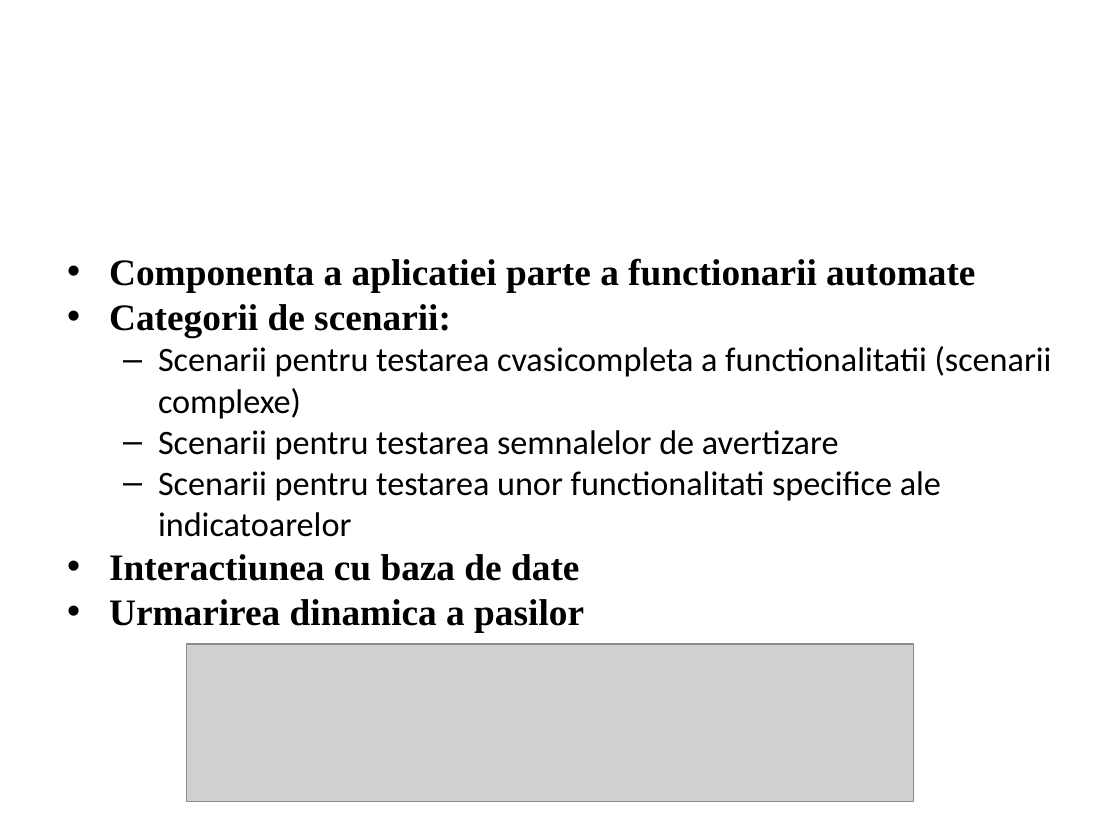
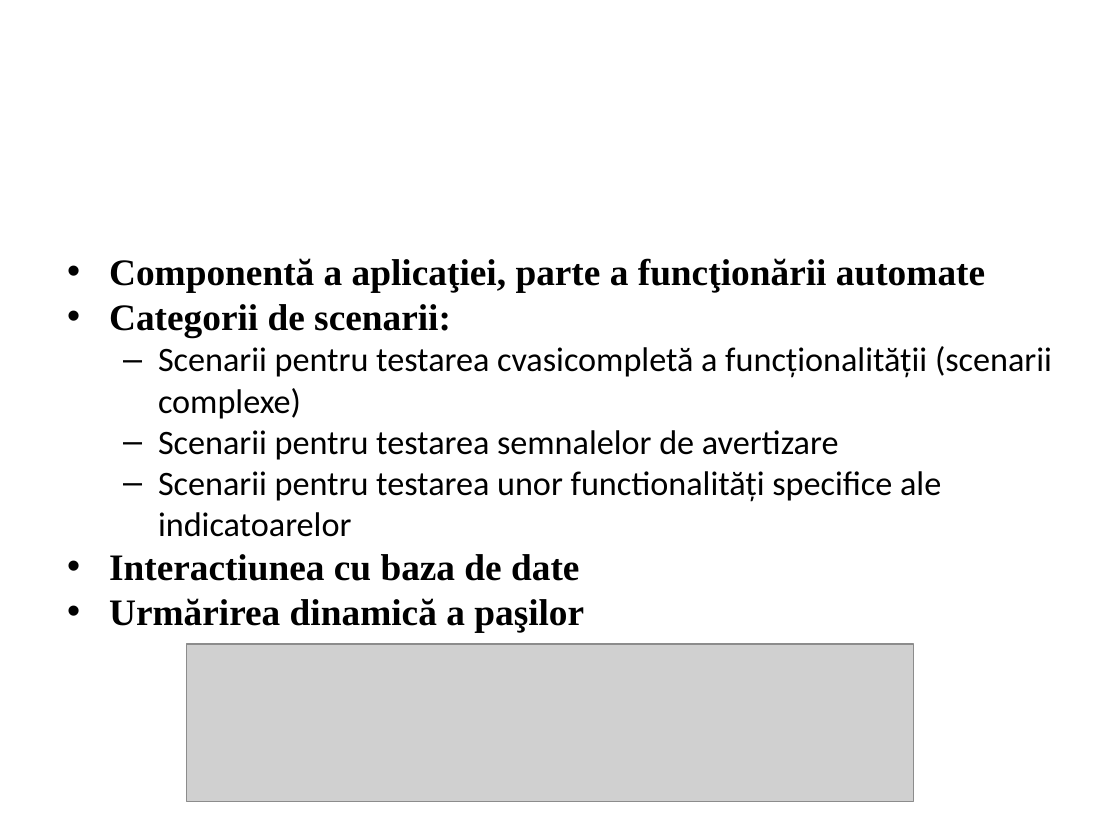
Before and after one commit to A1ex/Speedometer, a slide deck: slide 16 of Office documents/Prezentare Scurta.pptx. Drawn at 1120x840 pixels with LibreOffice and Linux fonts; fonts in the diff are those of the drawing; grey boxes stand for pictures; background and template pictures are left out. Boxes give left, top, right and bottom in pixels: in the first picture for what was removed or moved away, otherwise in the second. Text is boxed around its words. In the diff, an @@ line names an element or a change of style, - is before the commit and + after.

```diff
--- a/Office documents/Prezentare Scurta.pptx
+++ b/Office documents/Prezentare Scurta.pptx
@@ text at (x1=109, y1=258, x2=985, y2=292): text changed @@
-• Componenta a aplicatiei parte a functionarii automate
+• Componentă a aplicaţiei, parte a funcţionării automate
@@ text at (x1=158, y1=346, x2=1052, y2=419): text changed @@
-  – Scenarii pentru testarea cvasicompleta a functionalitatii (scenarii complexe)
+  – Scenarii pentru testarea cvasicompletă a funcţionalităţii (scenarii complexe)
@@ text at (x1=158, y1=471, x2=941, y2=537): text changed @@
-  – Scenarii pentru testarea unor functionalitati specifice ale indicatoarelor
+  – Scenarii pentru testarea unor functionalităţi specifice ale indicatoarelor
@@ text at (x1=109, y1=598, x2=584, y2=632): text changed @@
-• Urmarirea dinamica a pasilor
+• Urmărirea dinamică a paşilor
```
Also in this commit, not shown: 14 other slides changed, 10 other files.
